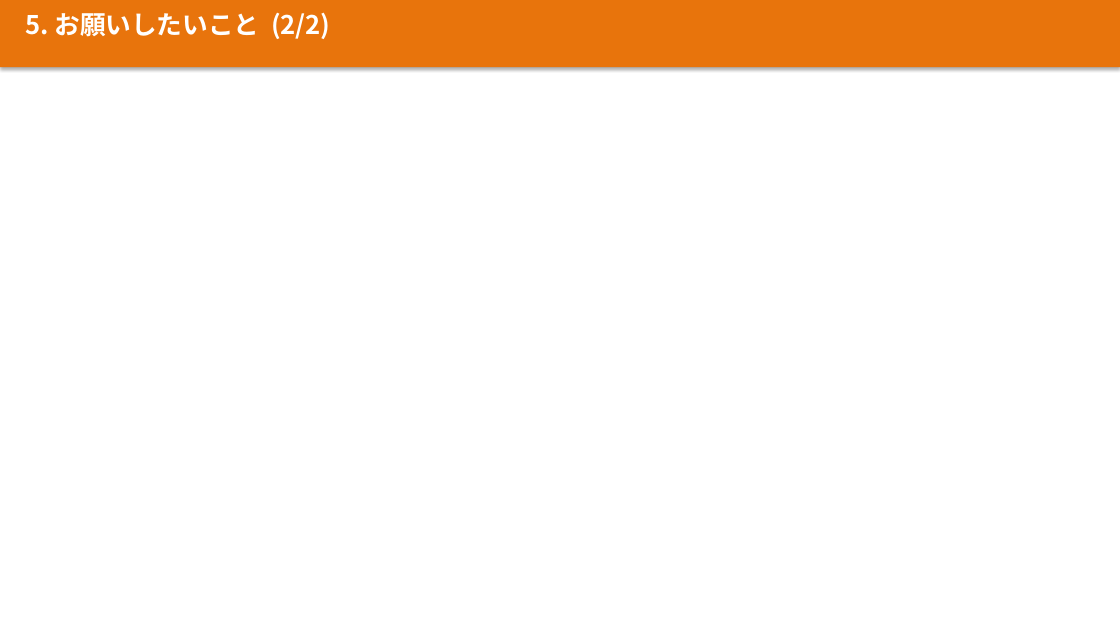
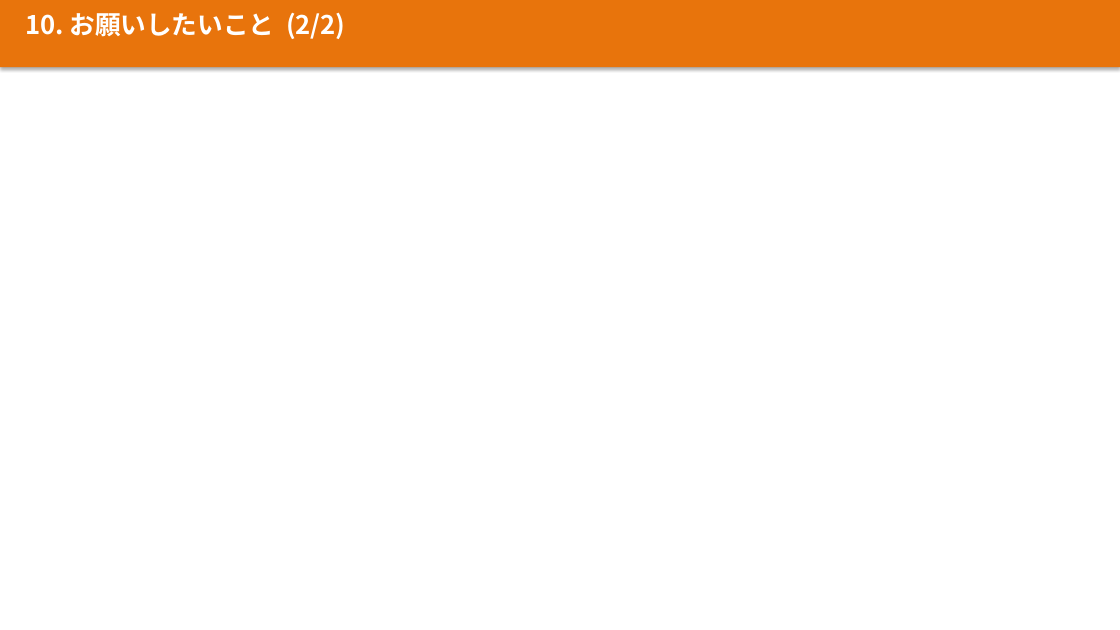
Before and after one commit to wazeka0412/payhome-next, a slide deck: slide 20 of docs/最新版/03_営業関係/工務店向け説明_MVP版.pptx (slide 13 before the commit). Drawn at 1120x630 pixels with LibreOffice and Linux fonts; fonts in the diff are those of the drawing. Boxes give left, top, right and bottom in pixels: in the first picture for what was removed or moved away, otherwise in the second. Text is boxed around its words. In the diff, an @@ line names an element or a change of style, - is before the commit and + after.

```diff
--- a/docs/最新版/03_営業関係/工務店向け説明_MVP版.pptx
+++ b/docs/最新版/03_営業関係/工務店向け説明_MVP版.pptx
@@ text at (x1=25, y1=12, x2=346, y2=39): text changed @@
-5. お願いしたいこと (2/2)
+10. お願いしたいこと (2/2)
```
Also in this commit, not shown: 11 other slides changed, 10 slides added, 6 slides removed, 21 other files.
